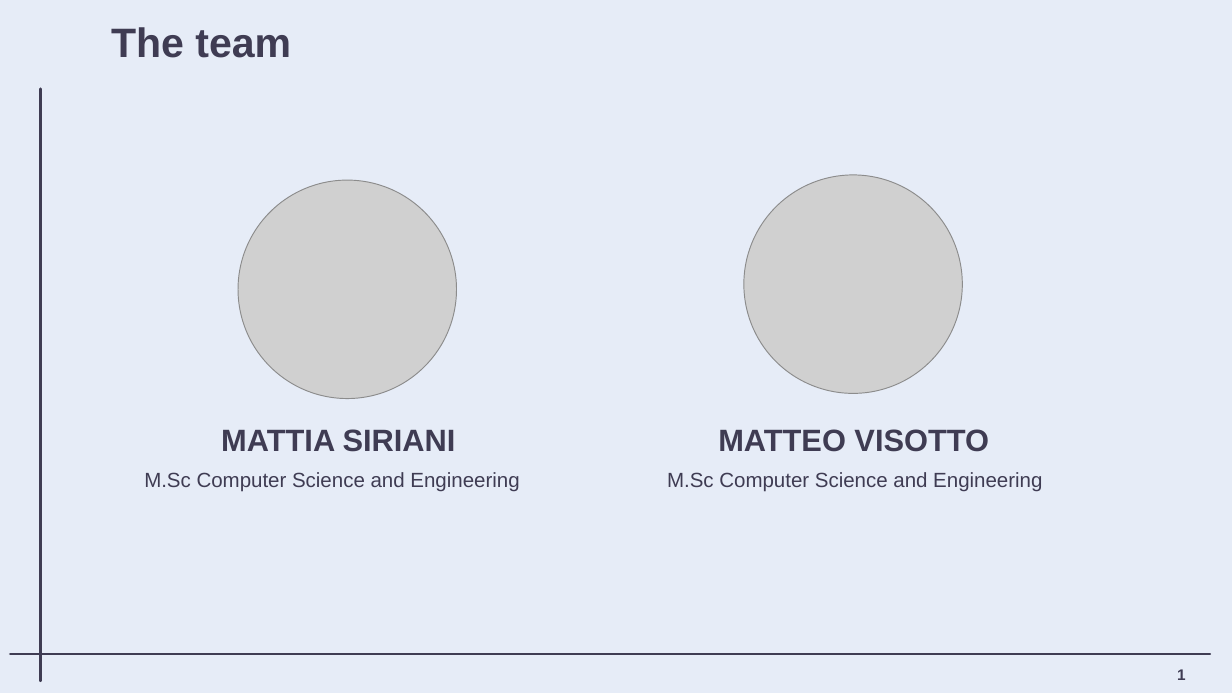
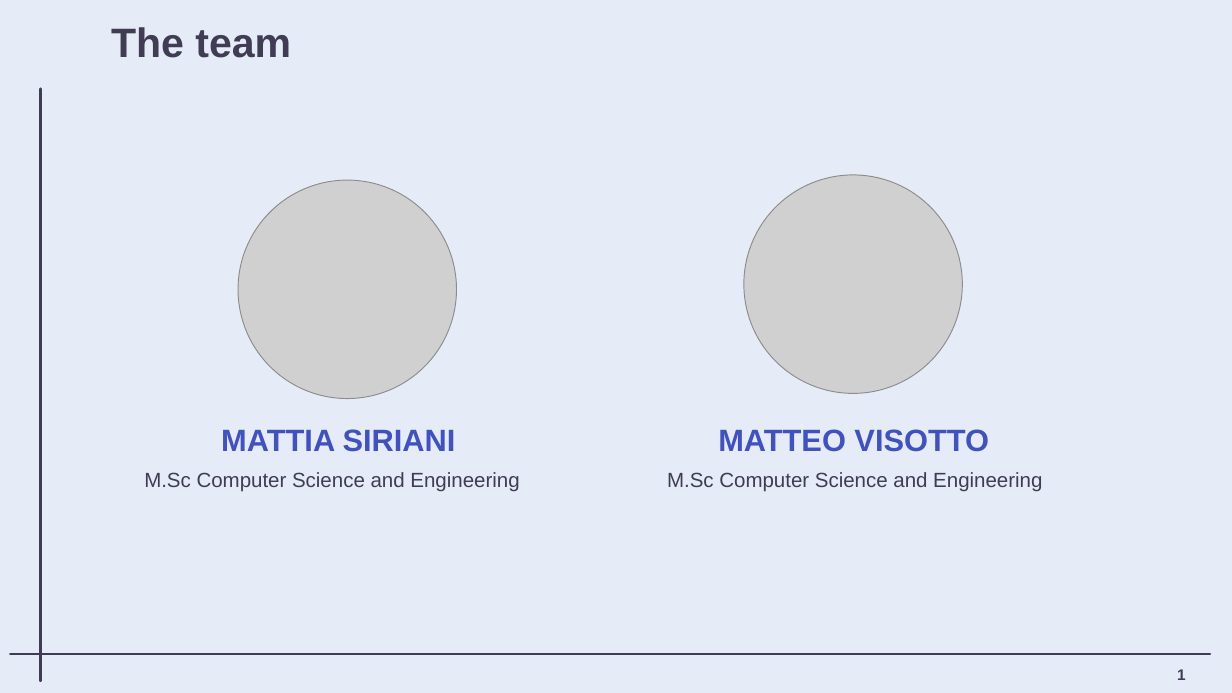
Before and after one commit to matteovisotto/DIMA-SirianiVisotto, a slide deck: slide 2 of Presentation/DIMA_myAPTracker_Presentation.pptx. Drawn at 1232x693 pixels with LibreOffice and Linux fonts; fonts in the diff are those of the drawing; grey boxes stand for pictures; background and template pictures are left out. Boxes give left, top, right and bottom in pixels: in the first picture for what was removed or moved away, otherwise in the second. Text is boxed around its words. In the diff, an @@ line names an element or a change of style, - is before the commit and + after.

Commit message:
PPT

```diff
--- a/Presentation/DIMA_myAPTracker_Presentation.pptx
+++ b/Presentation/DIMA_myAPTracker_Presentation.pptx
@@ text "MATTIA SIRIANI" at [221,429,456,452]: text colour #3F3C53 to #3F51C3 @@
@@ text "MATTEO VISOTTO" at [718,429,989,452]: text colour #3F3C53 to #3F51C3 @@
```
Also in this commit, not shown: 2 other slides changed, 2 slides added, 2 other files.
